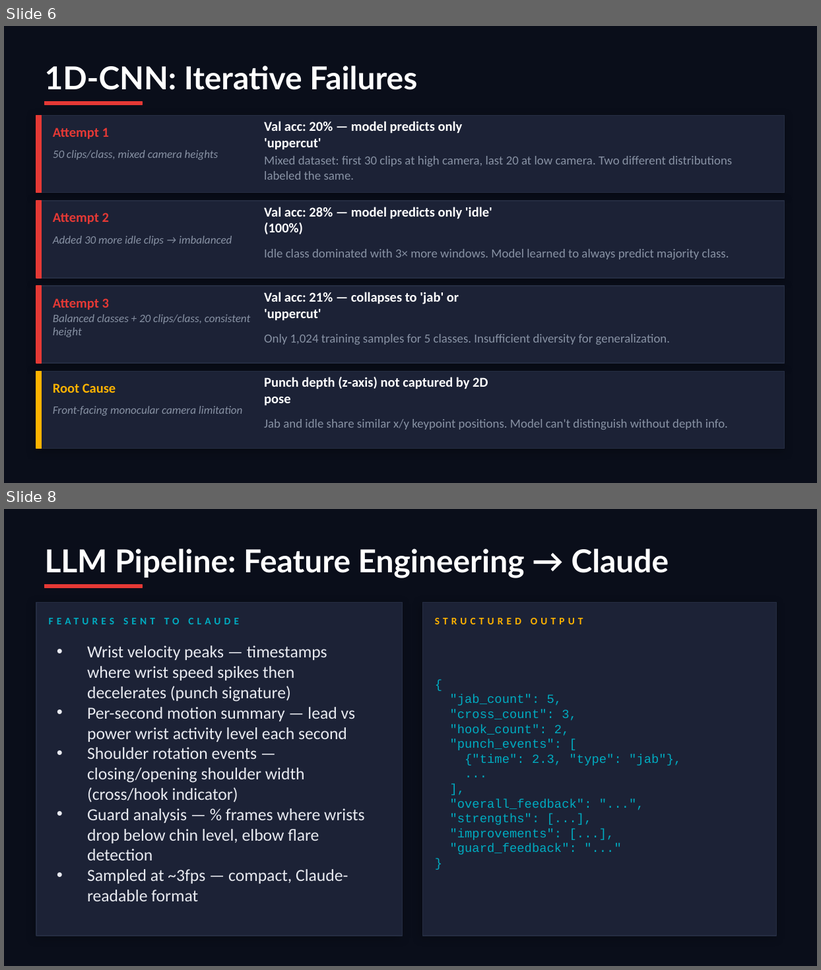
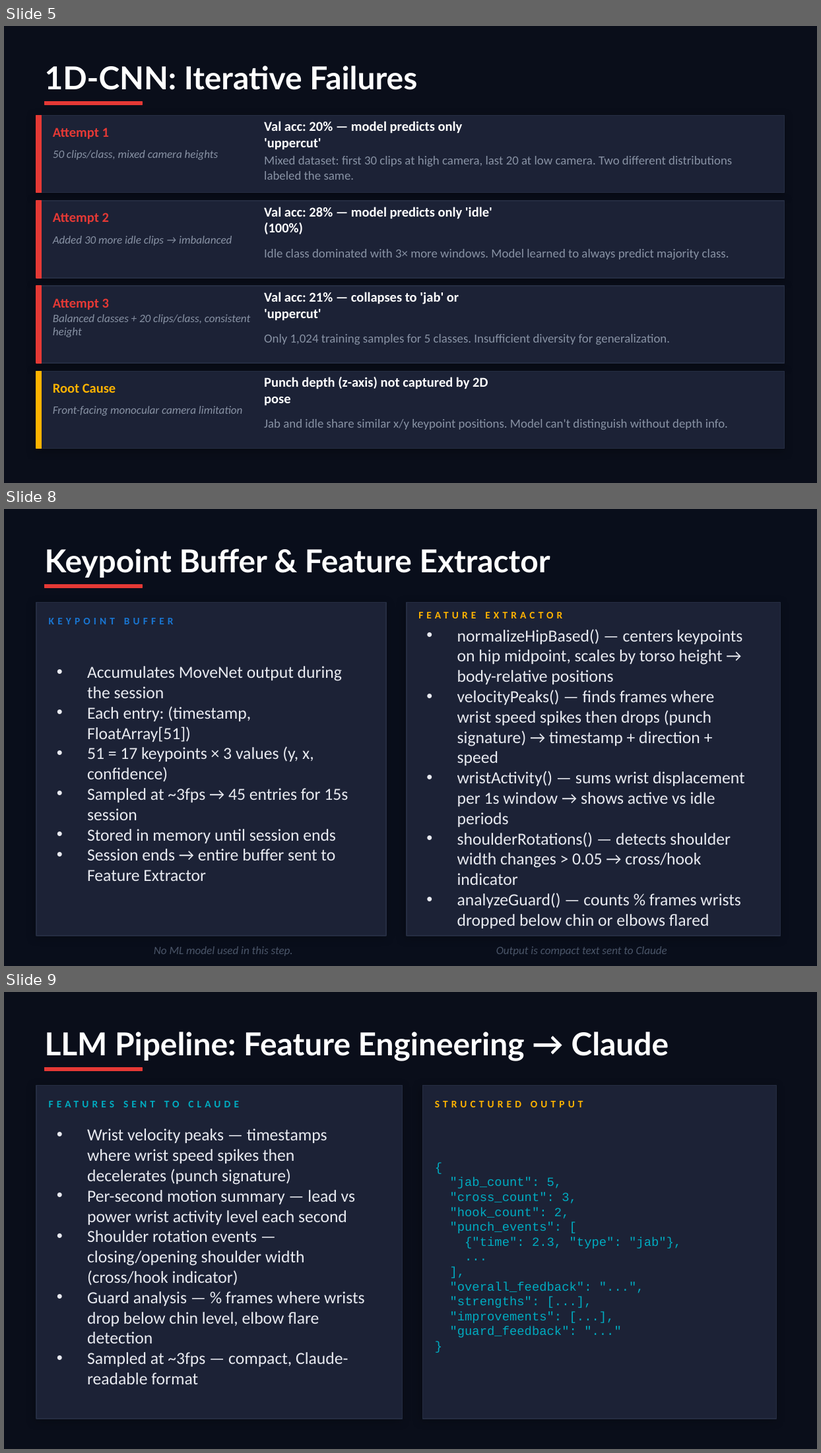
Before and after one commit to buugiiman/boxing-coach, a slide deck: ppt/boxing_coach.pptx. Shown one above the other, each under a label of ours: slides 6 and 8 before the commit, slides 5, 8 and 9 after it; the slides between them are not shown. The pictures are 821x970 and 821x1453 pixels, drawn with LibreOffice and Linux fonts; fonts in the diff are those of the drawing. Boxes give left, top, right and bottom in pixels: in the first picture for what was removed or moved away, otherwise in the second. Text is boxed around its words. In the diff, an @@ line names an element or a change of style, - is before the commit and + after.

```diff
--- a/ppt/boxing_coach.pptx
+++ b/ppt/boxing_coach.pptx
@@ slide 8 added at <box>4,509,817,966</box>, background #090E1B @@
@@ text added at <box>45,549,550,578</box>, 28 pt, text #FFFFFF, bold @@
+Keypoint Buffer & Feature Extractor
@@ rectangle added at <box>45,585,142,588</box>, fill #E53935, outline #E53935 1 pt @@
@@ rectangle added at <box>36,603,386,936</box>, fill #1C2236, outline #252D42 1 pt @@
@@ rectangle added at <box>407,603,781,936</box>, fill #1C2236, outline #252D42 1 pt @@
@@ text added at <box>418,605,744,625</box>, 9 pt, text #FFB300, bold @@
+FEATURE EXTRACTOR
@@ text added at <box>49,618,174,625</box>, 9 pt, text #1976D2, bold @@
+KEYPOINT BUFFER
@@ text added at <box>457,629,745,929</box>, 15 pt, text #E8EAF0 @@
+• normalizeHipBased() — centers keypoints on hip midpoint, scales by torso height → body-relative positions
+• velocityPeaks() — finds frames where wrist speed spikes then drops (punch signature) → timestamp + direction + speed
+• wristActivity() — sums wrist displacement per 1s window → shows active vs idle periods
+• shoulderRotations() — detects shoulder width changes > 0.05 → cross/hook indicator
+• analyzeGuard() — counts % frames wrists dropped below chin or elbows flared
@@ text added at <box>87,666,348,881</box>, 15 pt, text #E8EAF0 @@
+• Accumulates MoveNet output during the session
+• Each entry: (timestamp, FloatArray[51])
+• 51 = 17 keypoints × 3 values (y, x, confidence)
+• Sampled at ~3fps → 45 entries for 15s session
+• Stored in memory until session ends
+• Session ends → entire buffer sent to Feature Extractor
@@ text added at <box>154,947,667,956</box>, 10 pt, text #4A5568, italic @@
+No ML model used in this step. Output is compact text sent to Claude
@@ what was slide 6 is now slide 5 @@
@@ what was slide 8 is now slide 9 @@
```
Also in this commit, not shown: 8 slides changed, 3 other slides added, 2 slides removed.
